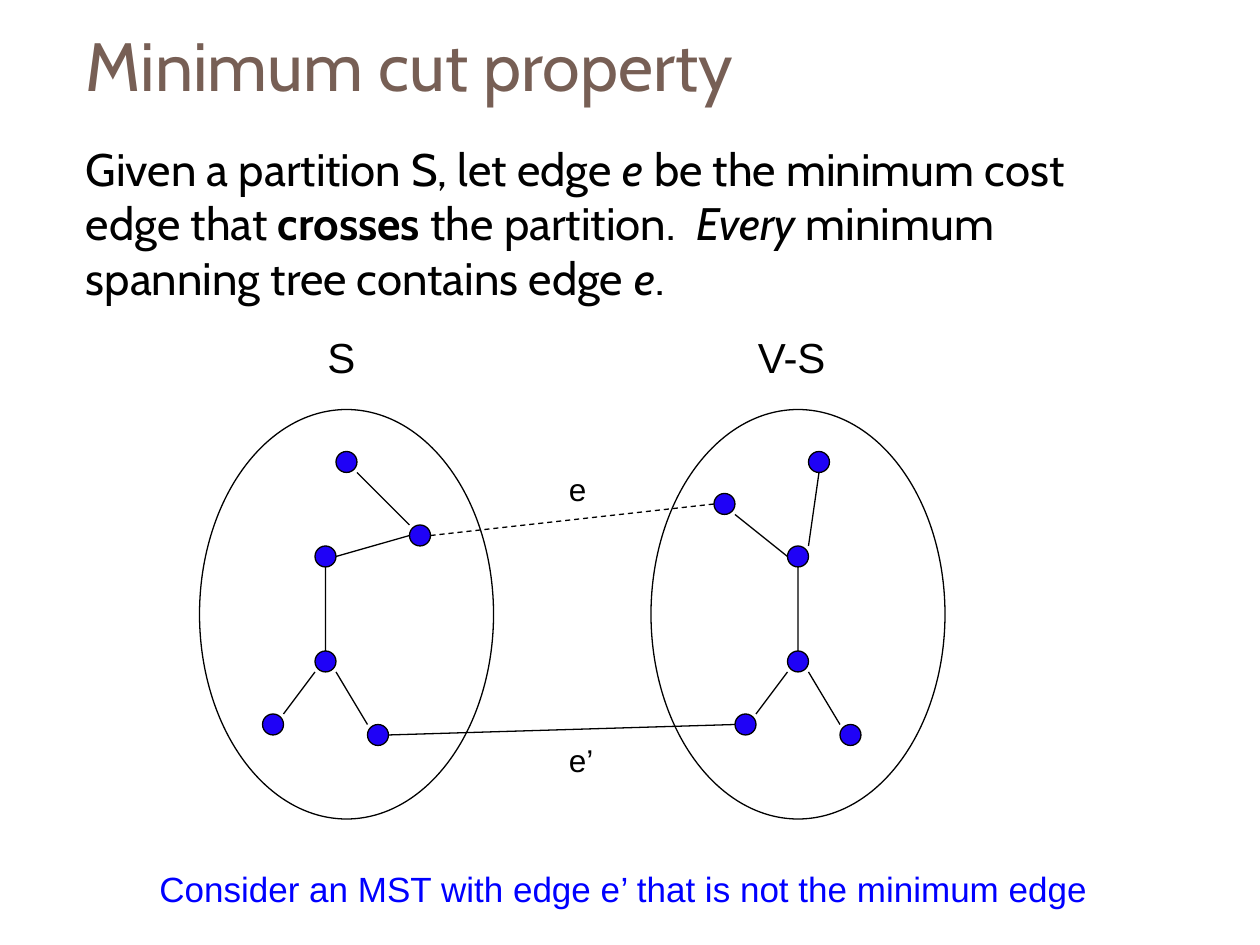
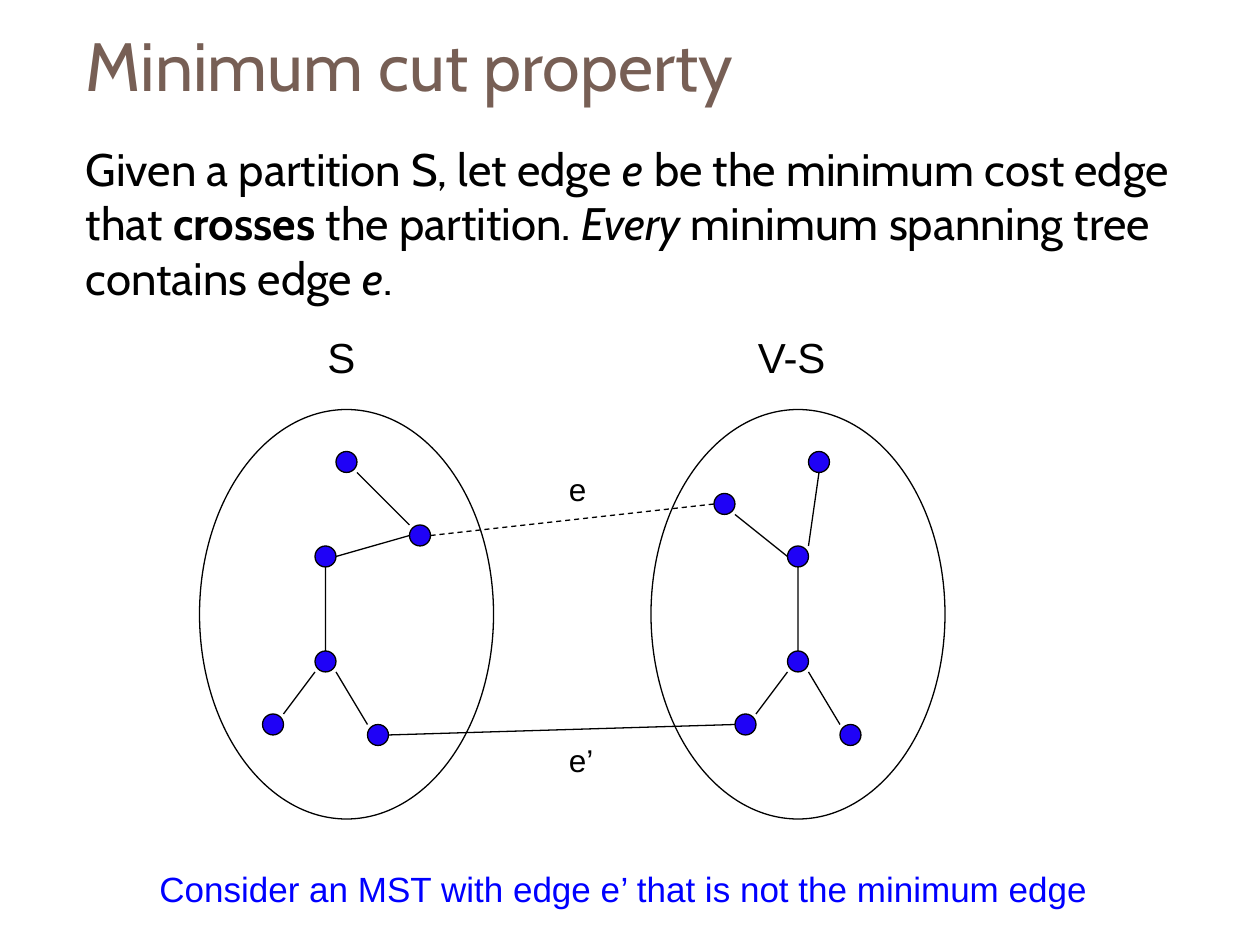
Before and after one commit to Collins-kariuk/Algorithms, a slide deck: slide 18 of Lectures/Lecture 18_More Graph Algorithms.pptx. Drawn at 1260x945 pixels with LibreOffice and Linux fonts; fonts in the diff are those of the drawing. Boxes give left, top, right and bottom in pixels: in the first picture for what was removed or moved away, otherwise in the second. Text is boxed around its words. In the diff, an @@ line names an element or a change of style, - is before the commit and + after.

```diff
--- a/Lectures/Lecture 18_More Graph Algorithms.pptx
+++ b/Lectures/Lecture 18_More Graph Algorithms.pptx
@@ text "Given a partition S, let ..." rewrapped from <box>86,152,1065,305</box> to <box>86,152,1169,305</box> @@
```
Also in this commit, not shown: 1 other slide changed.
